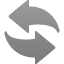
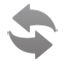
Layered file, before and after one edit (64x64). Changes by layer:
renamed "Layer 0" to "Layer 2", painted on it over 4, 0, 60, 64
